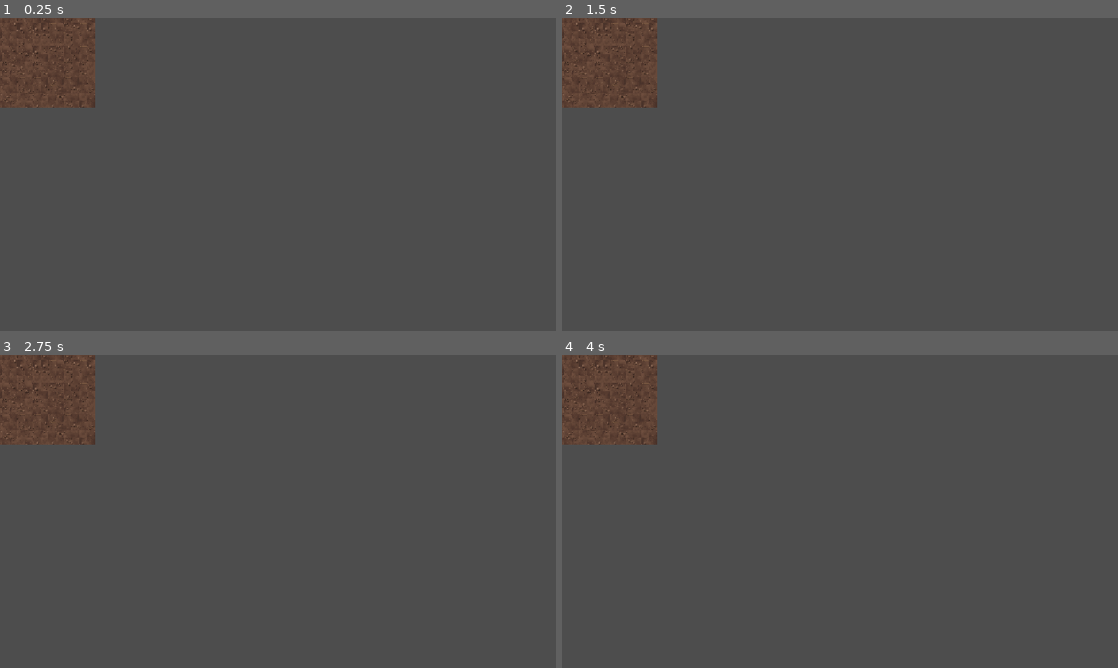
Above: before the commit, frames 1-4 (two rows, left to right).
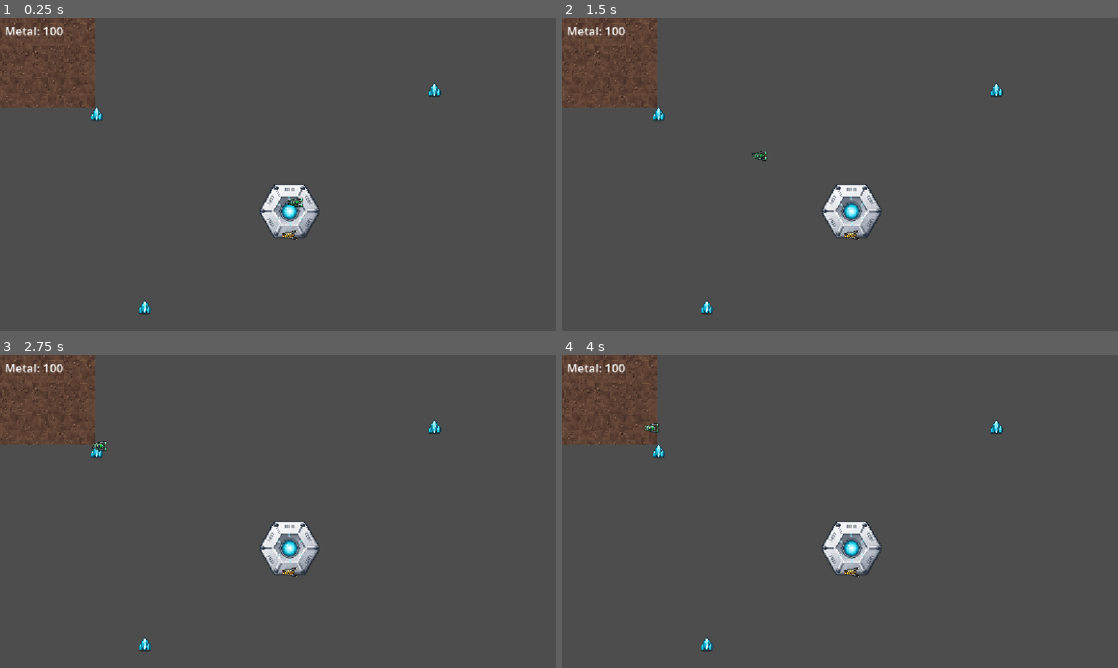
Above: after the commit, the same moments.

Repository: cesar54u/P-experimental
Game: Godot game, scene res://scenes/main.tscn
Same seed, same stepped clock (60 frames per second), same inputs: the game is played once before the commit and once after it.
Inputs (mouse positions are in pixels of both pictures, inside the frame that each line leads up to):
- Up to frame 1 (0.25 s): no input
- Up to frame 2 (1.5 s): tap Enter at 0.5 s; move the mouse to (962, 158) at 0.52 s; click (962, 158) at 0.67 s; move the mouse to (728, 190) at 1.27 s; click (728, 190) at 1.42 s
- Up to frame 3 (2.75 s): tap Space at 2 s; move the mouse to (333, 442) at 2.02 s; click (333, 442) at 2.17 s
- Up to frame 4 (4 s): move the mouse to (812, 574) at 2.77 s; click (812, 574) at 2.92 s; tap Enter at 3.5 s; move the mouse to (1006, 558) at 3.52 s; click (1006, 558) at 3.67 s

The runs differ from the first frame. In frame 1, 1.7% of the frame differs, in the area x 0-80%, y 2-95%; in frame 2, 1.8%; in frame 3, 1.8%; in frame 4, 1.8%.

Commit message:
paso 11

Diff:
--- a/scenes/main.tscn
+++ b/scenes/main.tscn
@@ -1,6 +1,11 @@
 [gd_scene format=4 uid="uid://di7uk5yq8upf2"]
 
 [ext_resource type="Texture2D" uid="uid://byhtcnycrb64g" path="res://assets/sprites/tile_ground.png" id="1_o5qli"]
+[ext_resource type="PackedScene" uid="uid://jwbuntr1tc3y" path="res://scenes/resource_node.tscn" id="1_tefeu"]
+[ext_resource type="PackedScene" uid="uid://dwnjt5pwcawlo" path="res://structures/command_center.tscn" id="3_o6xl0"]
+[ext_resource type="PackedScene" uid="uid://birdmi70wron1" path="res://units/collector.tscn" id="4_tipki"]
+[ext_resource type="PackedScene" uid="uid://bq10kv6immkd4" path="res://units/builder.tscn" id="5_85g3d"]
+[ext_resource type="PackedScene" uid="uid://cag35chr662n8" path="res://ui/hud.tscn" id="6_choun"]
 
 [sub_resource type="TileSetAtlasSource" id="TileSetAtlasSource_0wfyh"]
 texture = ExtResource("1_o5qli")
@@ -35,6 +40,15 @@
 
 [node name="Resources" type="Node2D" parent="World" unique_id=262983252]
 
+[node name="resource_node" parent="World/Resources" unique_id=67013694 instance=ExtResource("1_tefeu")]
+position = Vector2(200, 200)
+
+[node name="resource_node2" parent="World/Resources" unique_id=1036441307 instance=ExtResource("1_tefeu")]
+position = Vector2(900, 150)
+
+[node name="resource_node3" parent="World/Resources" unique_id=1618172102 instance=ExtResource("1_tefeu")]
+position = Vector2(300, 600)
+
 [node name="Map" type="Node2D" parent="World" unique_id=1633654888]
 
 [node name="TileMapLayer" type="TileMapLayer" parent="World/Map" unique_id=1130627099]
@@ -48,6 +62,17 @@
 
 [node name="Structures" type="Node2D" parent="World" unique_id=480401400]
 
+[node name="CommandCenter" parent="World/Structures" unique_id=1914525806 instance=ExtResource("3_o6xl0")]
+position = Vector2(600, 400)
+
 [node name="Units" type="Node2D" parent="World" unique_id=1089980327]
 
+[node name="Collector" parent="World/Units" unique_id=175726685 instance=ExtResource("4_tipki")]
+position = Vector2(650, 400)
+
+[node name="Builder" parent="World/Units" unique_id=1845190268 instance=ExtResource("5_85g3d")]
+position = Vector2(600, 450)
+
 [node name="UI" type="CanvasLayer" parent="." unique_id=597672302]
+
+[node name="Hud" parent="UI" unique_id=1156096036 instance=ExtResource("6_choun")]
--- a/structures/command_center.tscn
+++ b/structures/command_center.tscn
@@ -1,3 +1,21 @@
 [gd_scene format=3 uid="uid://dwnjt5pwcawlo"]
 
+[ext_resource type="Script" uid="uid://b4qr1fylogly0" path="res://structures/command_center.gd" id="1_i5b6k"]
+[ext_resource type="PackedScene" uid="uid://bkwjeugbxnouy" path="res://structures/turret.tscn" id="2_y2tq0"]
+[ext_resource type="Texture2D" uid="uid://b7c1yl5d3btqo" path="res://assets/sprites/command_center.png" id="3_hiwp8"]
+
+[sub_resource type="CircleShape2D" id="CircleShape2D_6mlqo"]
+radius = 600.0
+
 [node name="CommandCenter" type="Node2D" unique_id=1914525806]
+script = ExtResource("1_i5b6k")
+turret_scene = ExtResource("2_y2tq0")
+
+[node name="Sprite2D" type="Sprite2D" parent="." unique_id=1090723410]
+scale = Vector2(2, 2)
+texture = ExtResource("3_hiwp8")
+
+[node name="UplinkArea" type="Area2D" parent="." unique_id=779588620]
+
+[node name="CollisionShape2D" type="CollisionShape2D" parent="UplinkArea" unique_id=906698348]
+shape = SubResource("CircleShape2D_6mlqo")
